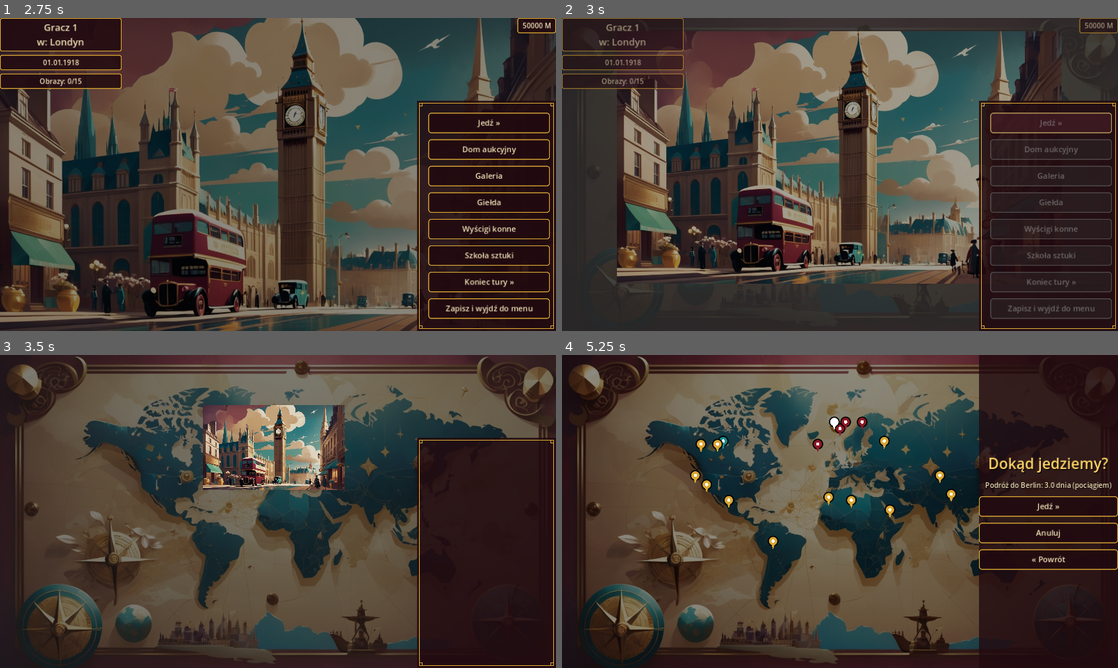
Above: before the commit, frames 1-4 (two rows, left to right).
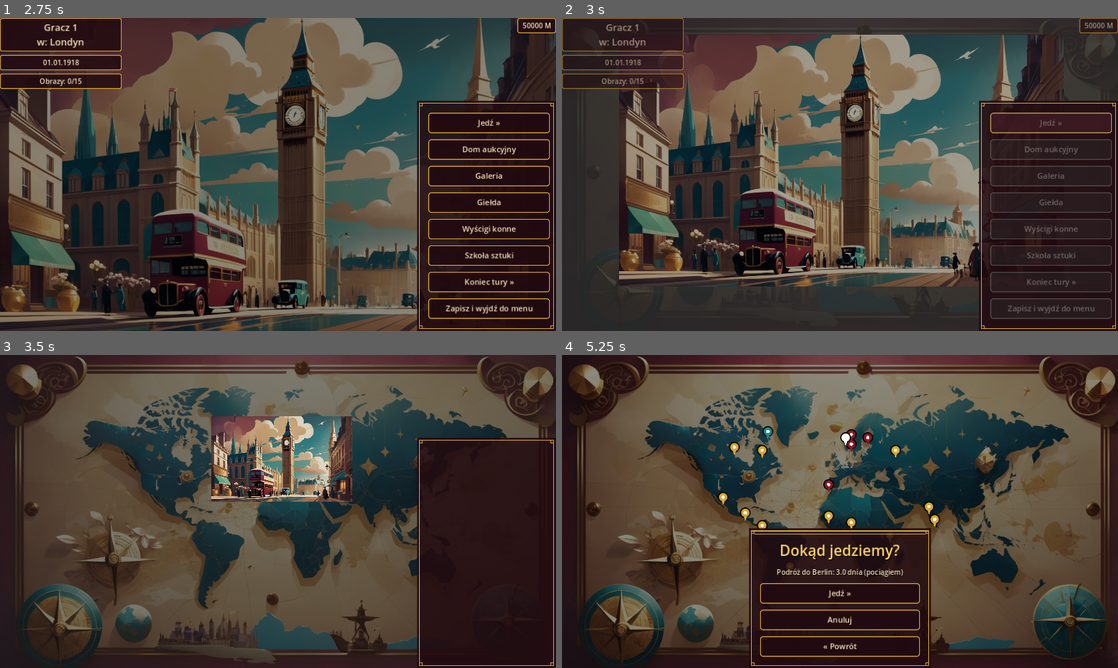
Above: after the commit, the same moments.

Repository: cinekm20/the-forger-retro-tycoon
Game: Godot game, scene res://scenes/main_menu/MainMenu.tscn
Same seed, same stepped clock (60 frames per second), same inputs: the game is played once before the commit and once after it.
Inputs (mouse positions are in pixels of both pictures, inside the frame that each line leads up to):
- Up to frame 1 (2.75 s): click "1" at 0.5 s; click "Tryb łatwy (15/40 obrazów do …" at 1.25 s; click "Nowa gra" at 2 s
- Up to frame 2 (3 s): click "Jedź »" at 2.75 s
- Up to frame 3 (3.5 s): no input
- Up to frame 4 (5.25 s): click (862, 423) at 4.27 s; click (867, 439) at 5.02 s

Frame 1 is identical in both runs. In frame 2, 16% of the frame differs, in the area x 9-91%, y 4-86%; in frame 3, 7.2%; in frame 4, 31%, in the area x 23-100%, y 0-100%.

Commit message:
Popraw pozycje pinezek na mapie i przenieś menu TravelMap na dół z ramką
Pinezki (Cities.MAP_POSITION) były szacowane bez podglądu grafiki i
wypadały w oceanie/na złym kontynencie (zgłoszone na zrzucie ekranu).
Nowe współrzędne wyznaczone analizą pikseli game/art/backgrounds/hub_map.jpg
(wykrywanie lądu po kolorze + snapping do najbliższego lądu) dla każdego
z 18 miast osobno.

TravelMap.gd: boczny, pełnowysokościowy pasek menu (make_root_side)
zasłaniał pinezki blisko prawej krawędzi i wyglądał gorzej niż ozdobna
ramka w Hubie. Nowy make_root_bottom (screen_helpers.gd) daje wyśrodkowany
pasek u dołu z tą samą ramką co Hub.gd (MenuFrame) — wysokość liczy się
automatycznie z PanelContainer (maksimum z rozmiarów dzieci), więc nie
trzeba jej znać z góry jak przy ręcznych anchorach w _anchor_side_strip.

Diff:
--- a/game/scenes/hub/Hub.gd
+++ b/game/scenes/hub/Hub.gd
@@ -76,8 +76,8 @@
 
 ## Pełnoekranowy, przezroczysty HBoxContainer (PRESET_FULL_RECT — bezpieczny,
 ## zawsze dynamicznie dopasowuje się do rozmiaru ekranu, w przeciwieństwie do
-## presetów typu TOP_WIDE, które liczą wysokość raz, w momencie wywołania,
-## patrz pułapka opisana przy dawnym make_root_bottom w screen_helpers.gd).
+## presetów typu TOP_WIDE, które liczą wysokość raz, w momencie wywołania —
+## pułapka opisana przy make_root_side w screen_helpers.gd).
 ## Lewa kolumna (location/data/obrazy) i skrzynka gotówki mają
 ## size_flags_vertical = SIZE_SHRINK_BEGIN, więc "przyklejają się" do góry
 ## zamiast rozciągać na całą wysokość ekranu; spacer między nimi ma
--- a/game/scenes/travel_map/TravelMap.gd
+++ b/game/scenes/travel_map/TravelMap.gd
@@ -2,9 +2,10 @@
 ## Mapa świata z klikalnymi pinezkami — osobny ekran, wywoływany z Hubu
 ## przyciskiem "Jedź »" (patrz GDD.md pkt. 4.9). Wybór celu podróży = tap na
 ## pinezkę, potem animacja podróży (scenes/travel_animation). UI (tytuł,
-## info o podróży, przyciski) w wąskim panelu z prawej krawędzi
-## (make_root_side), nie na całą szerokość — żeby mapa pod spodem
-## pozostała widoczna.
+## info o podróży, przyciski) w wyśrodkowanym pasku u DOŁU ekranu
+## (make_root_bottom, ta sama ozdobna ramka co w Hub.gd) — pełnowysokościowy
+## pasek z prawej krawędzi (dawne make_root_side) zasłaniał pinezki
+## rozrzucone po całej mapie, w tym te blisko prawej krawędzi.
 
 const TYPE_PIN_COLORS := {
 	"plantation": Color(0.85, 0.65, 0.2),
@@ -25,7 +26,7 @@
 	ScreenHelpers.make_background(self, Cities.MAP_BACKGROUND_PATH)
 	_build_pins()
 
-	var root := ScreenHelpers.make_root_side(self)
+	var root := ScreenHelpers.make_root_bottom(self, true)
 	ScreenHelpers.make_title(root, "Dokąd jedziemy?")
 	info_label = ScreenHelpers.make_label(root, _default_info_text())
 	confirm_button = ScreenHelpers.make_button(root, "Jedź »", _on_confirm_pressed)
--- a/game/scripts/autoload/Cities.gd
+++ b/game/scripts/autoload/Cities.gd
@@ -96,32 +96,33 @@
 	return CITIES.keys().filter(func(id): return CITIES[id]["type"] == "auction")
 
 
-## Przybliżone pozycje pinezek na mapie świata — ułamek szerokości/wysokości
-## ekranu (0,0 = lewy górny róg), z grubsza odpowiadające realnej
-## długości/szerokości geograficznej miast, skalibrowane pod
-## game/art/backgrounds/hub_map.jpg. To orientacyjne wartości — nie mam tu
-## podglądu graficznego, więc realnie będą wymagać ręcznej korekty o kilka
-## % po zobaczeniu na żywo w grze (przesuń liczby niżej, jeśli pinezka
-## wypada obok, nie na mieście).
+## Pozycje pinezek na mapie świata — ułamek szerokości/wysokości ekranu
+## (0,0 = lewy górny róg). Skalibrowane bezpośrednio na pikselach
+## game/art/backgrounds/hub_map.jpg (1368×768) — dla każdego miasta
+## znaleziono piksel leżący na właściwym lądzie na TYM konkretnym obrazku
+## (analiza kolorów: ląd = odcienie niebiesko-turkusowe, morze = beż/sepia),
+## nie na czystej geografii w oderwaniu od grafiki. Poprzednie wartości były
+## szacowane "na ślepo" bez podglądu grafiki i wypadały w oceanie/złym
+## miejscu (zgłoszone przez użytkownika na zrzucie ekranu).
 const MAP_POSITION := {
-	"berlin": Vector2(0.54, 0.22),
-	"paris": Vector2(0.50, 0.24),
-	"amsterdam": Vector2(0.51, 0.22),
-	"lisbon": Vector2(0.46, 0.29),
-	"london": Vector2(0.49, 0.22),
-	"ankara": Vector2(0.58, 0.28),
-	"bombay": Vector2(0.68, 0.39),
-	"colombo": Vector2(0.70, 0.45),
-	"mombasa": Vector2(0.59, 0.50),
-	"duala": Vector2(0.52, 0.47),
-	"abidjan": Vector2(0.48, 0.46),
-	"rio": Vector2(0.38, 0.60),
-	"bogota": Vector2(0.30, 0.47),
-	"guatemala": Vector2(0.26, 0.42),
-	"mexico": Vector2(0.24, 0.39),
-	"new_york": Vector2(0.29, 0.28),
-	"richmond": Vector2(0.28, 0.29),
-	"st_louis": Vector2(0.25, 0.29),
+	"berlin": Vector2(0.55, 0.27),
+	"paris": Vector2(0.52, 0.29),
+	"amsterdam": Vector2(0.52, 0.26),
+	"lisbon": Vector2(0.48, 0.42),
+	"london": Vector2(0.51, 0.27),
+	"ankara": Vector2(0.60, 0.31),
+	"bombay": Vector2(0.66, 0.49),
+	"colombo": Vector2(0.67, 0.53),
+	"mombasa": Vector2(0.59, 0.58),
+	"duala": Vector2(0.52, 0.54),
+	"abidjan": Vector2(0.48, 0.52),
+	"rio": Vector2(0.41, 0.68),
+	"bogota": Vector2(0.36, 0.55),
+	"guatemala": Vector2(0.33, 0.51),
+	"mexico": Vector2(0.29, 0.46),
+	"new_york": Vector2(0.37, 0.25),
+	"richmond": Vector2(0.36, 0.31),
+	"st_louis": Vector2(0.31, 0.30),
 }
 
 
--- a/game/scripts/ui/screen_helpers.gd
+++ b/game/scripts/ui/screen_helpers.gd
@@ -65,8 +65,9 @@
 ## motywy zdobne przy krawędziach zniekształcały się przy rozciąganiu do
 ## wąskiego, wysokiego panelu. Rysowana w kodzie ramka skaluje się
 ## bez artefaktów do dowolnej wysokości (różne miasta mają różną liczbę
-## pozycji w menu). Na razie tylko Hub.gd — TravelMap/TravelAnimation
-## nadal dostają domyślne proste tło.
+## pozycji w menu). Używane przez Hub.gd — TravelMap ma analogiczną ramkę,
+## ale w poziomym pasku u dołu ekranu (patrz make_root_bottom niżej);
+## TravelAnimation nadal dostaje domyślne proste tło.
 ##
 ## Z ramką (use_menu_frame=true) pasek jest dodatkowo wcięty od góry o
 ## TOP_OFFSET_WITH_FRAME — bez tego pełnowysokościowa ramka renderowała się
@@ -115,6 +116,60 @@
 		control.anchor_right = 0.0
 		control.offset_left = inset
 		control.offset_right = SIDE_PANEL_WIDTH - inset
+
+
+## Poziomy pasek wyśrodkowany u dołu ekranu (zamiast pełnowysokościowego
+## paska przy krawędzi z make_root_side) — dla ekranów typu TravelMap, gdzie
+## pinezki rozrzucone są po całej mapie i boczny pasek zasłaniał część z
+## nich. Wysokość dopasowuje się automatycznie do treści: content to
+## PanelContainer, który (inaczej niż zwykły Control) liczy swój rozmiar
+## jako maksimum rozmiarów dzieci — więc tło/ramka (dodane jako pierwsze
+## dziecko) i lista przycisków (drugie, we własnym MarginContainer dla
+## odstępu od krawędzi ramki) automatycznie dostają tę samą, właściwą
+## wysokość, bez ręcznego liczenia jak w _anchor_side_strip.
+static func make_root_bottom(parent: Control, use_menu_frame: bool = false, width: float = 420.0) -> VBoxContainer:
+	var wrapper := VBoxContainer.new()
+	wrapper.set_anchors_preset(Control.PRESET_FULL_RECT)
+	wrapper.mouse_filter = Control.MOUSE_FILTER_IGNORE
+	parent.add_child(wrapper)
+
+	var top_spacer := Control.new()
+	top_spacer.size_flags_vertical = Control.SIZE_EXPAND_FILL
+	top_spacer.mouse_filter = Control.MOUSE_FILTER_IGNORE
+	wrapper.add_child(top_spacer)
+
+	var content := PanelContainer.new()
+	content.size_flags_horizontal = Control.SIZE_SHRINK_CENTER
+	content.custom_minimum_size = Vector2(width, 0)
+	content.mouse_filter = Control.MOUSE_FILTER_IGNORE
+	content.add_theme_stylebox_override("panel", StyleBoxEmpty.new())
+	wrapper.add_child(content)
+
+	if use_menu_frame:
+		var frame: Control = MenuFrameScript.new()
+		content.add_child(frame)
+	else:
+		var panel_bg := ColorRect.new()
+		panel_bg.color = Color(COLOR_BURGUNDY_DARK.r, COLOR_BURGUNDY_DARK.g, COLOR_BURGUNDY_DARK.b, 0.8)
+		panel_bg.mouse_filter = Control.MOUSE_FILTER_IGNORE
+		content.add_child(panel_bg)
+
+	var margin := MarginContainer.new()
+	margin.mouse_filter = Control.MOUSE_FILTER_IGNORE
+	if use_menu_frame:
+		var m := int(CONTENT_INSET_WITH_FRAME)
+		margin.add_theme_constant_override("margin_left", m)
+		margin.add_theme_constant_override("margin_right", m)
+		margin.add_theme_constant_override("margin_top", m)
+		margin.add_theme_constant_override("margin_bottom", m)
+	content.add_child(margin)
+
+	var root := VBoxContainer.new()
+	root.alignment = BoxContainer.ALIGNMENT_CENTER
+	root.add_theme_constant_override("separation", 14)
+	root.mouse_filter = Control.MOUSE_FILTER_IGNORE
+	margin.add_child(root)
+	return root
 
 
 ## Paleta art déco (docs/GRAFIKA_LEONARDO.md — złoto/burgund/sepia).
